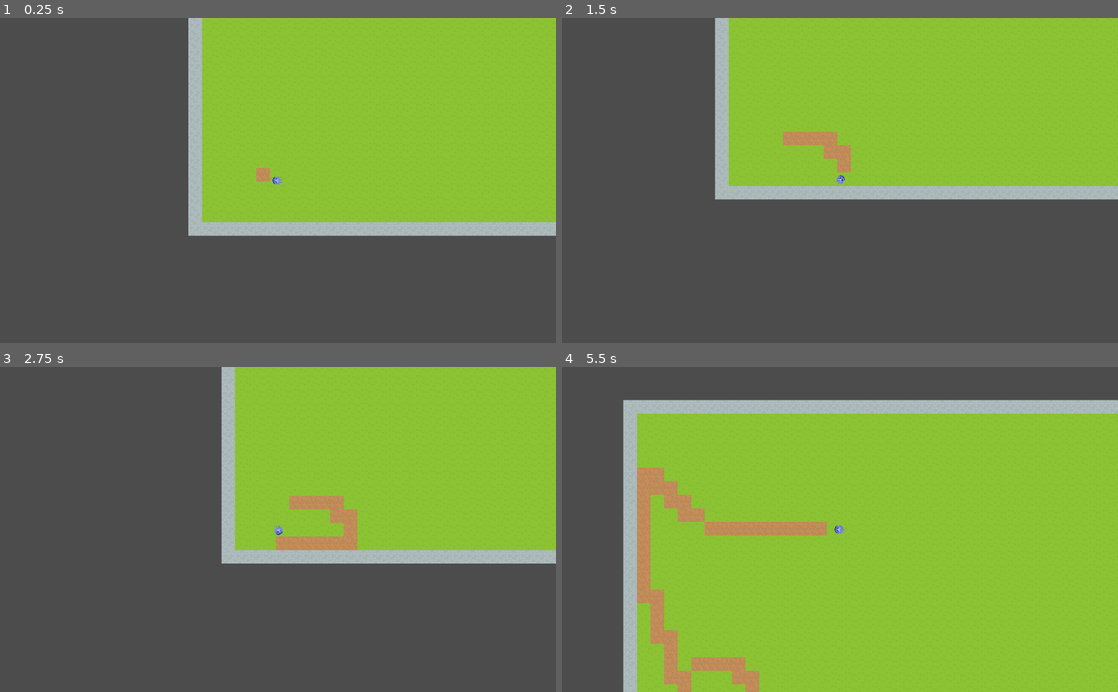
Above: before the commit, frames 1-4 (two rows, left to right).
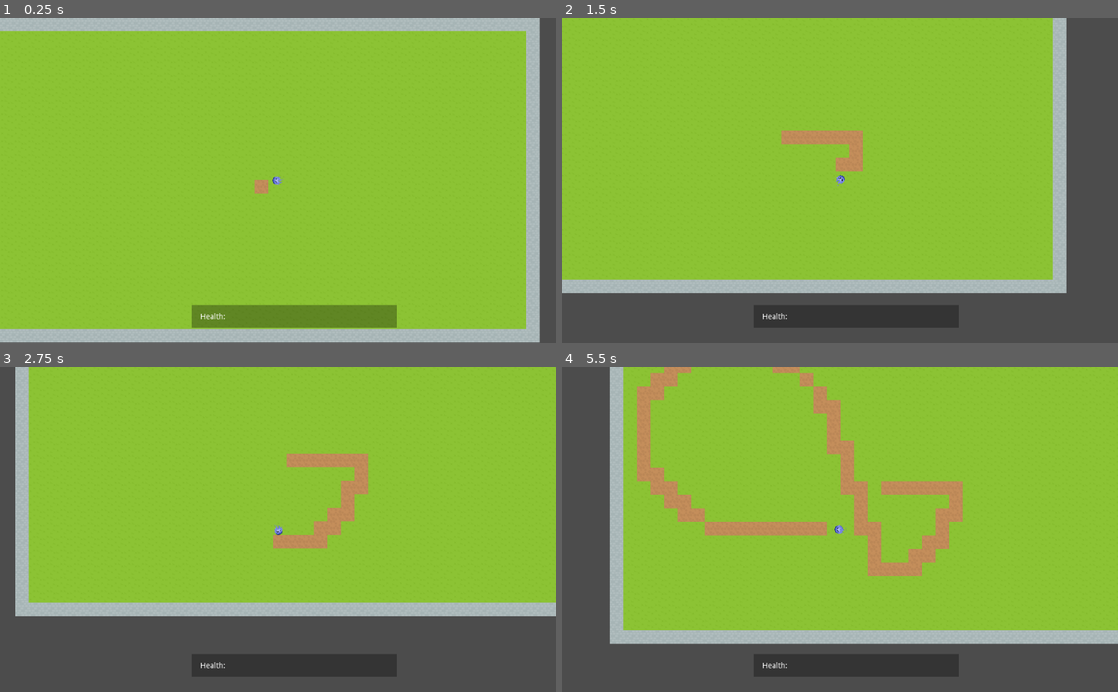
Above: after the commit, the same moments.

Repository: nrkroeker/wildfire
Game: Godot game, scene res://Main.tscn
Same seed, same stepped clock (60 frames per second), same inputs: the game is played once before the commit and once after it.
Inputs:
- Up to frame 1 (0.25 s): no input
- Up to frame 2 (1.5 s): hold Right (ui_right) 0.53-1.28 s; hold Down (ui_down) from 1.28 s (still down)
- Up to frame 3 (2.75 s): release Down (ui_down) at 2.03 s; hold Right (ui_right) from 2.03 s (still down)
- Up to frame 4 (5.5 s): release Right (ui_right) at 2.78 s; hold Up (ui_up) 2.78-3.53 s; hold Left (ui_left) 3.53-5.03 s; hold Down (ui_down) from 5.03 s (still down)

The runs differ from the first frame. In frame 1, 65% of the frame differs, in the area x 0-100%, y 0-100%; in frame 2, 52%; in frame 3, 44%; in frame 4, 38%.

Commit message:
add basic hud

Diff:
--- a/godot/Main.tscn
+++ b/godot/Main.tscn
@@ -9,8 +9,25 @@
 position = Vector2( 1, 0 )
 
 [node name="Flame" parent="." instance=ExtResource( 2 )]
-position = Vector2( 134.566, 497.855 )
+position = Vector2( 512.405, 300.625 )
 z_index = 1
 
 [node name="Camera2D" type="Camera2D" parent="Flame"]
 current = true
+
+[node name="CanvasLayer" type="CanvasLayer" parent="."]
+
+[node name="ColorRect" type="ColorRect" parent="CanvasLayer"]
+margin_left = 352.756
+margin_top = 530.485
+margin_right = 392.756
+margin_bottom = 541.485
+rect_scale = Vector2( 9.45001, 3.79424 )
+color = Color( 0, 0, 0, 0.313726 )
+
+[node name="Label" type="Label" parent="CanvasLayer"]
+margin_left = 368.975
+margin_top = 545.152
+margin_right = 414.975
+margin_bottom = 559.152
+text = "Health:"
